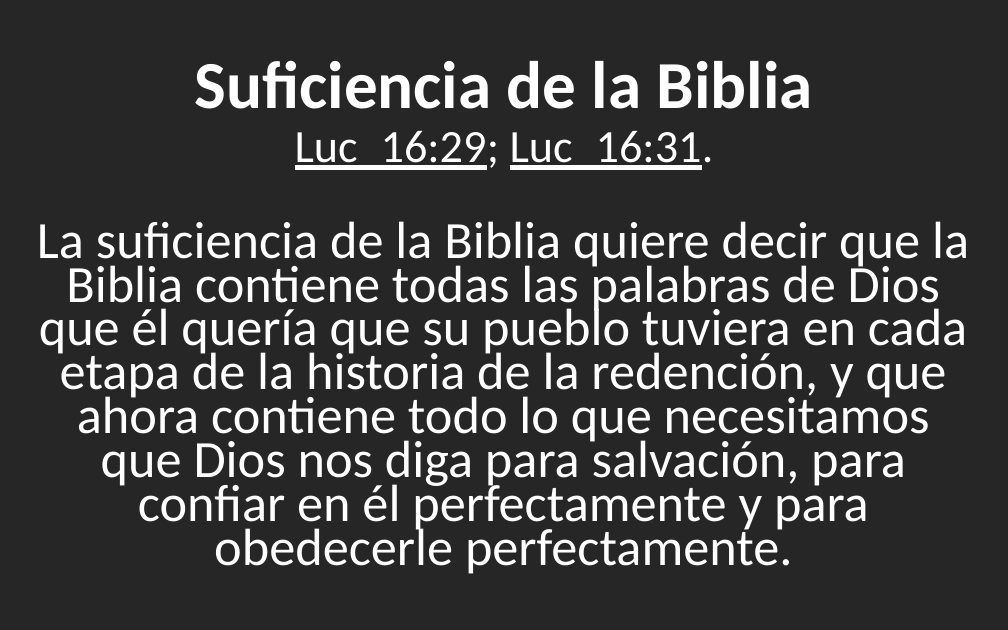
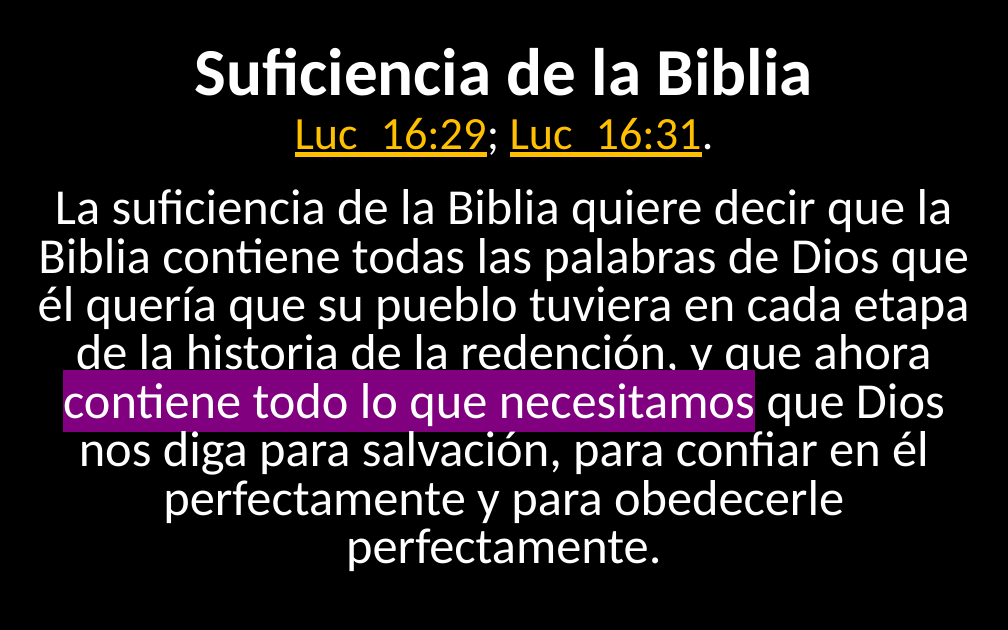
Before and after one commit to CreyTuning/documents, a slide deck: slide 8 of slideshow/Teologia Sistematica y Biblica - Myer Pearlman/Clases/3. Las Escrituras.pptx. Drawn at 1008x630 pixels with LibreOffice and Linux fonts; fonts in the diff are those of the drawing. Boxes give left, top, right and bottom in pixels: in the first picture for what was removed or moved away, otherwise in the second. Text is boxed around its words. In the diff, an @@ line names an element or a change of style, - is before the commit and + after.

Commit message:
3. Las Escrituras [adding styles]

```diff
--- a/slideshow/Teologia Sistematica y Biblica - Myer Pearlman/Clases/3. Las Escrituras.pptx
+++ b/slideshow/Teologia Sistematica y Biblica - Myer Pearlman/Clases/3. Las Escrituras.pptx
@@ background #262626 to #000000 @@
@@ title "Suficiencia de la Biblia Luc_16:29; ..." at (195,47,812,157): text colour #FFFFFF to #FFC000 in "Luc_16:29; Luc_16:31." @@
@@ text "La suficiencia de la Biblia ...": place and size @@
-text "La suficiencia de la Biblia ..." at (37,221,969,574)
+text "La suficiencia de la Biblia ..." at (38,189,970,571)
@@ text "La suficiencia de la Biblia ..." at (38,189,970,571): size 37.4 to 36 pt; highlight none to #800080 in "contiene todo lo que necesitamos"; line spacing 0.7 to 0.8 @@
```
Also in this commit, not shown: 10 other slides changed.
